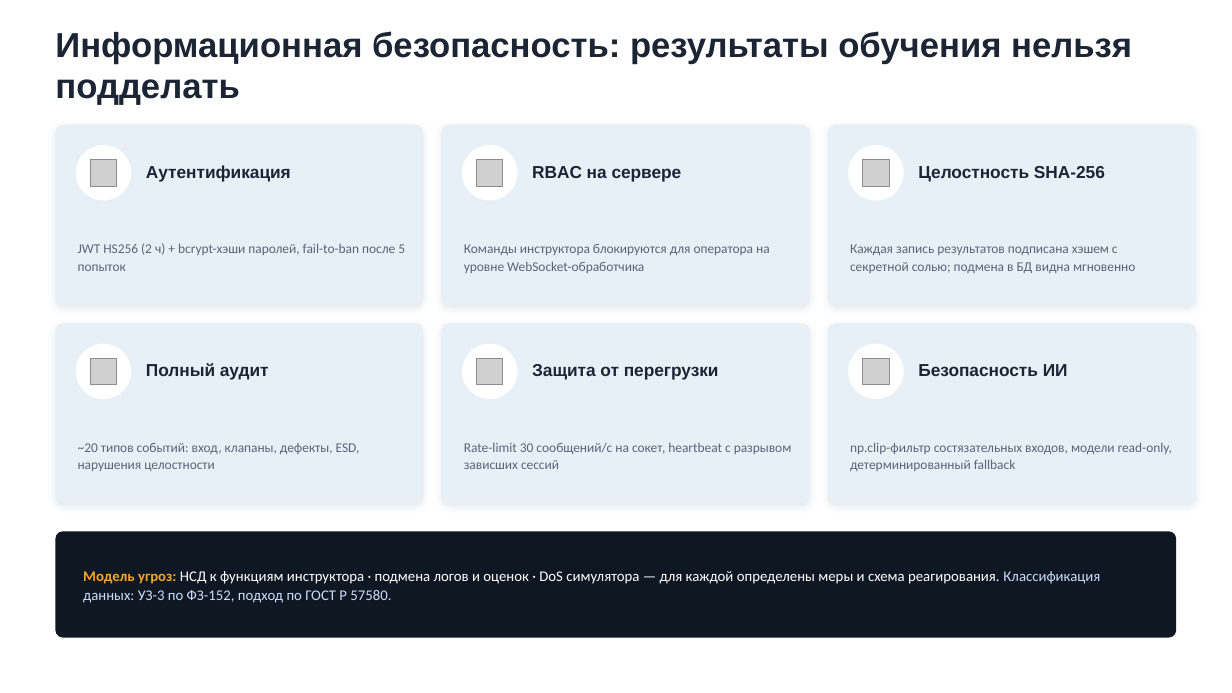
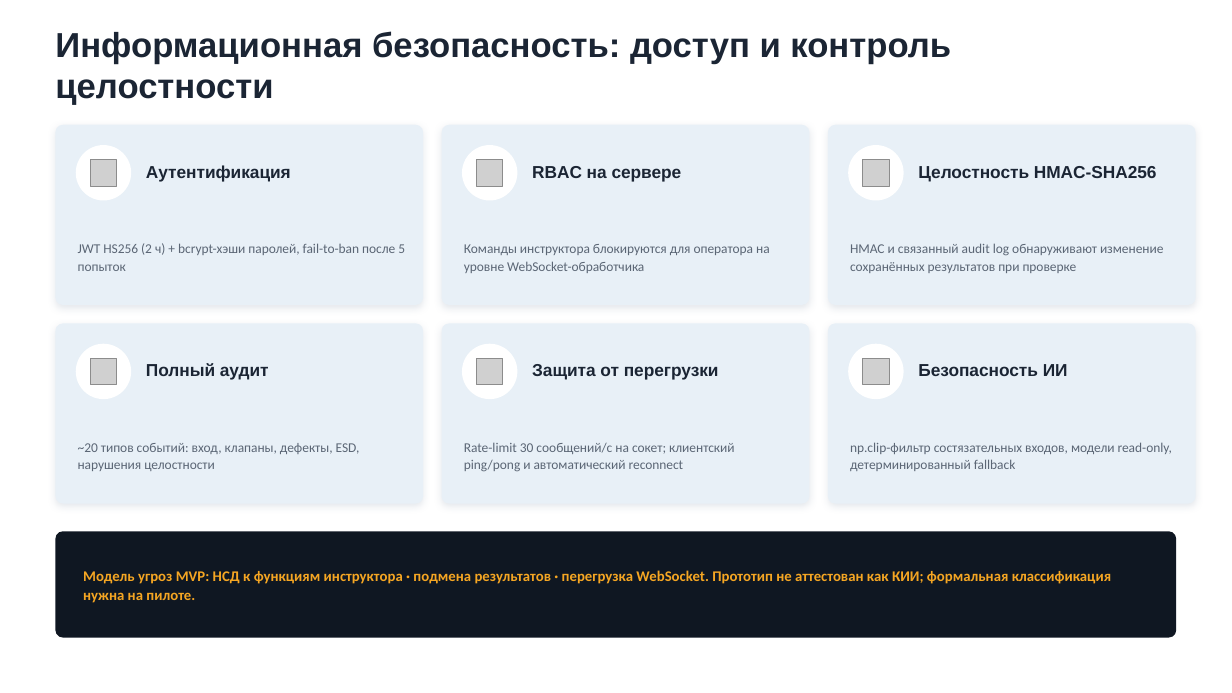
Before and after one commit to Arladnice/elou-avt-smart-tutor, a slide deck: slide 7 of docs/presentations/ELOU_AVT_Smart_Tutor.pptx. Drawn at 1232x693 pixels with LibreOffice and Linux fonts; fonts in the diff are those of the drawing; grey boxes stand for pictures. Boxes give left, top, right and bottom in pixels: in the first picture for what was removed or moved away, otherwise in the second. Text is boxed around its words. In the diff, an @@ line names an element or a change of style, - is before the commit and + after.

```diff
--- a/docs/presentations/ELOU_AVT_Smart_Tutor.pptx
+++ b/docs/presentations/ELOU_AVT_Smart_Tutor.pptx
@@ text at (55,31,951,105): text changed @@
-Информационная безопасность: результаты обучения нельзя подделать
+Информационная безопасность: доступ и контроль целостности
@@ text at (918,166,1157,182): text changed @@
-Целостность SHA-256
+Целостность HMAC-SHA256
@@ text at (850,243,1163,273): text changed @@
-Каждая запись результатов подписана хэшем с секретной солью; подмена в БД видна мгновенно
+HMAC и связанный audit log обнаруживают изменение сохранённых результатов при проверке
@@ text at (464,443,734,471): text changed @@
-Rate-limit 30 сообщений/с на сокет, heartbeat с разрывом зависших сессий
+Rate-limit 30 сообщений/с на сокет; клиентский ping/pong и автоматический reconnect
@@ text at (83,570,1111,603): text changed; text colour #FFFFFF to #F5A623; bold on @@
-Модель угроз: НСД к функциям инструктора · подмена логов и оценок · DoS симулятора — для каждой определены меры и схема реагирования. Классификация данных: УЗ-3 по ФЗ-152, подход по ГОСТ Р 57580.
+Модель угроз MVP: НСД к функциям инструктора · подмена результатов · перегрузка WebSocket. Прототип не аттестован как КИИ; формальная классификация нужна на пилоте.
```
Also in this commit, not shown: 9 other slides changed, 27 other files.
